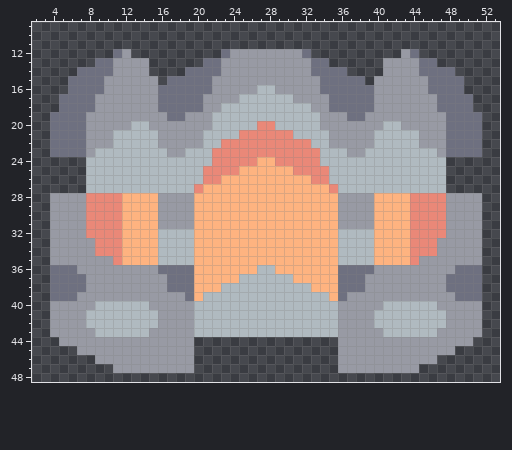
A pixel-art sprite gets an edit: core/assets-raw/sprites/mechs/mechs/omega-mech.png. Above, as it was before the edit.
The file is 56x56 pixels. Shown: x 2..53, y 9..48.
The same view after the edit:
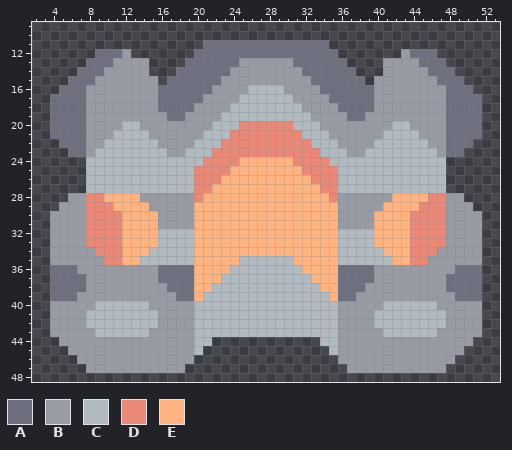
Palette (. is transparent): A #6e7080  B #989aa4  C #b0bac0  D #ea8878  E #feb380
The edit:
Changed rows in their new state; - is an unchanged pixel.
first column x 4:
11 -----------------AAAAAAAAAAAAAA-----------------
12 -----AA---------AAA-AAAAAAAA-AAA---------AA-----
13 ----A----------AA--AA------AA--AA----------A----
14 ------B-------A----A--------A----A-------B------
15 -----B------------A----------A------------B-----
16 -A--BB----------------C--C----------------BB--A-
17 A---B--------------------------------------B---A
18 A---B-----------B--B--------B--B-----------B---A
19 ------------------B----------B------------------
20 --------C-B----------DD--DD----------B-C--------
21 -----------B--------D------D--------B-----------
22 .-----C---------C--------------C---------C-----.
23 ..--------------------------------------------..
24 -----------------D---EE--EE---D-----------------
25 ----------------D---E------E---D----------------
26 ----------------D--------------D----------------
27 -----------------D------------D-----------------
28 ..----EE--BB----D--------------D----BB--EE----..
29 .------E---B------------------------B---E------.
first column x 8:
33 D--------------------------------------D
34 -------C------------------------C-------
35 --D---CC---------CCCCCC---------CC---D--
36 ----------------CCC--CCC----------------
37 --------A------CC------CC------A--------
38 --------------C----------C--------------
39 ----------A------------------A----------
first column x 6:
44 --------------CC------------CC--------------
45 B-------------C--------------C-------------B
46 -BB--------------------------------------BB-
47 --BBB--------.----------------.--------BBB--
Where, in picture pixels (left, top, right, bottom), the same in both pictures:
changed: (176, 40, 482, 211)
changed: (50, 49, 158, 157)
changed: (50, 193, 158, 211)
changed: (86, 238, 113, 265)
changed: (140, 238, 464, 373)
added: (68, 346, 113, 373)
